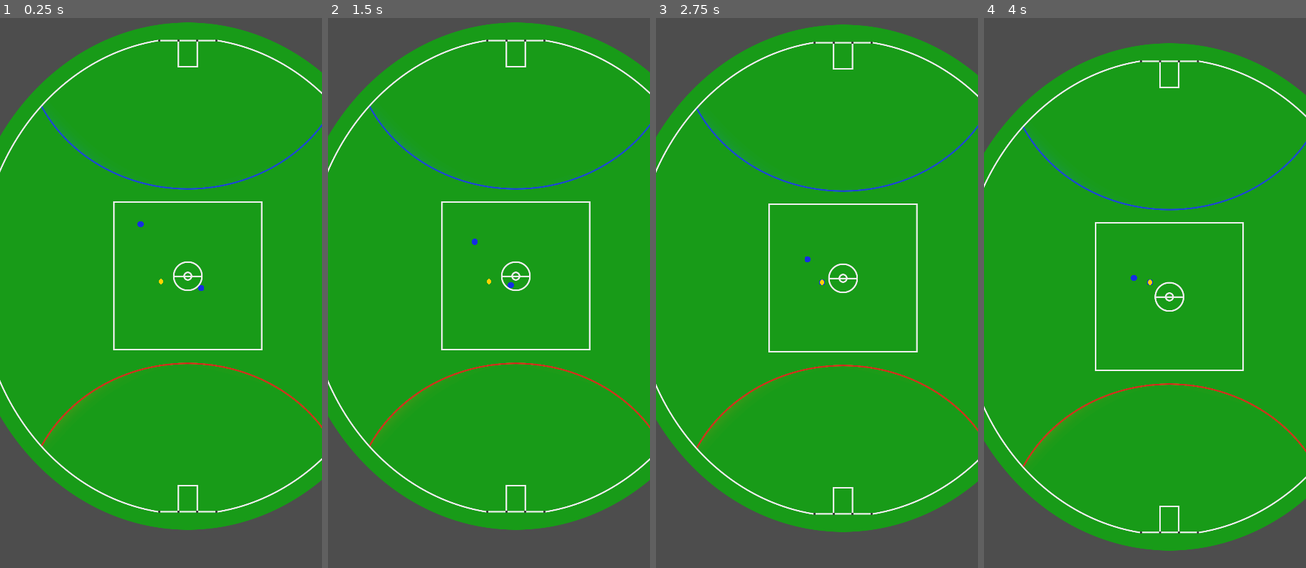
Above: before the commit, frames 1-4 (left to right).
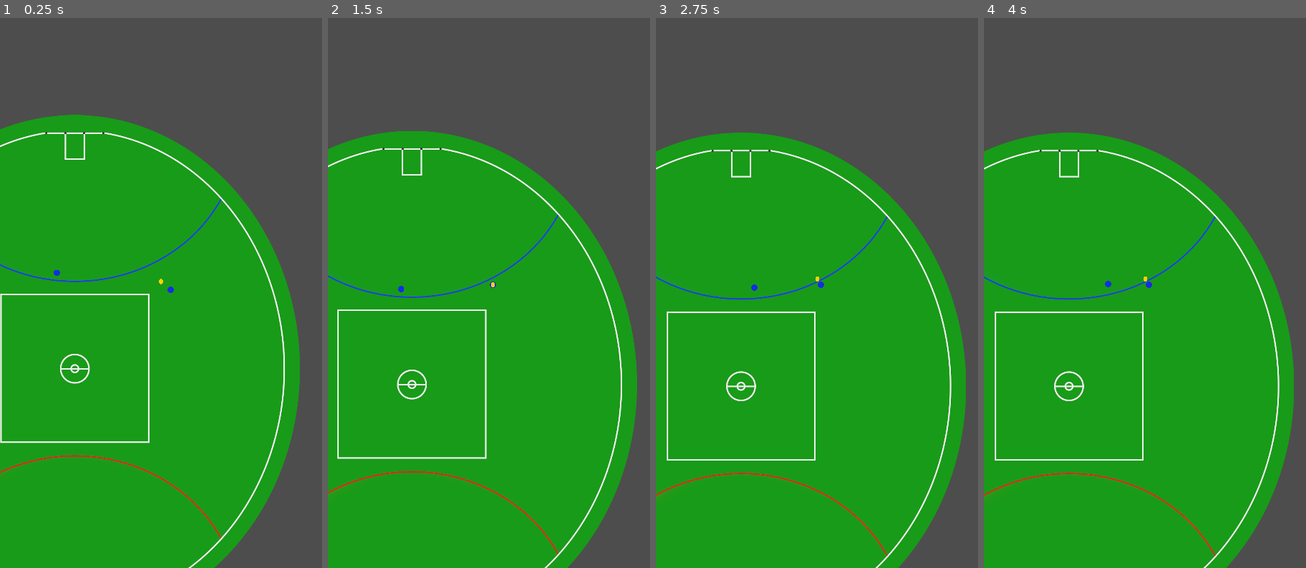
Above: after the commit, the same moments.

Repository: smartshark27/flat-footy
Game: Godot game, scene res://scenes/match.tscn
Two runs of this game, one before a commit and one after it. Both use one fixed random seed, a clock stepped at 60 frames per second and the inputs below.
Inputs:
- Up to frame 1 (0.25 s): no input
- Up to frame 2 (1.5 s): tap Enter at 0.5 s
- Up to frame 3 (2.75 s): tap Space at 2 s
- Up to frame 4 (4 s): no input

The runs differ from the first frame. In frame 1, 37% of the frame differs, in the area x 0-100%, y 0-100%; in frame 2, 38%; in frame 3, 38%; in frame 4, 32%.

Commit message:
Add kick direction calculation

Diff:
--- a/project/scenes/ball.tscn
+++ b/project/scenes/ball.tscn
@@ -5,9 +5,7 @@
 [sub_resource type="CircleShape2D" id="CircleShape2D_2piut"]
 radius = 9.0
 
-[node name="Ball" type="RigidBody2D"]
-mass = 0.45
-gravity_scale = 0.0
+[node name="Ball" type="CharacterBody2D"]
 
 [node name="Sprite2D" type="Sprite2D" parent="."]
 scale = Vector2(0.5, 0.5)
--- a/project/scenes/match.tscn
+++ b/project/scenes/match.tscn
@@ -12,7 +12,7 @@
 [node name="Stadium" parent="." instance=ExtResource("1_8w50r")]
 
 [node name="Ball" parent="." instance=ExtResource("3_bigrn")]
-position = Vector2(450, 978)
+position = Vector2(829, 668)
 
 [node name="Team" type="Node2D" parent="." node_paths=PackedStringArray("ball")]
 script = ExtResource("3_ue071")
@@ -20,7 +20,7 @@
 attack_direction = "blue"
 
 [node name="Player" parent="Team" instance=ExtResource("2_sat0e")]
-position = Vector2(597, 1002)
+position = Vector2(875, 707)
 
 [node name="Player2" parent="Team" instance=ExtResource("2_sat0e")]
-position = Vector2(377, 774)
+position = Vector2(462, 637)
--- a/project/scripts/globals.gd
+++ b/project/scripts/globals.gd
@@ -1,4 +1,6 @@
 extends Node
+
+const PIXEL_PER_METRE: float = 10.0
 
 enum PlayerState {
 	STANDING,
--- a/project/scripts/player.gd
+++ b/project/scripts/player.gd
@@ -1,6 +1,10 @@
 extends CharacterBody2D
 
-const RUN_SPEED: float = 50.0
+const RUN_SPEED: float = 7 * Globals.PIXEL_PER_METRE
+const MAX_KICK_METRES: float = 60.0
+const BALL_PLAYER_DISPOSAL_SEPARATION = 24.0
+
+const BALL_SCENE: PackedScene = preload("res://scenes/ball.tscn")
 
 var state: Globals.PlayerState = Globals.PlayerState.STANDING
 
@@ -14,22 +18,56 @@
 		else:
 			state = Globals.PlayerState.STANDING
 	elif state == Globals.PlayerState.HAS_BALL:
-		_move_toward(
-			delta,
-			_get_stadium().get_node("BlueGoalMiddle").global_position
-		)
+		_decide_what_to_do_with_ball(delta)
 
 	_check_collisions()
 
 
+func _decide_what_to_do_with_ball(delta: float) -> void:
+	if randf() < delta:
+		# Only do something once per second on average in case of frame rate changes
+		const kick_range: float = MAX_KICK_METRES * Globals.PIXEL_PER_METRE
+		var distance_from_goal: float = _get_distance_from_goal()
+		if distance_from_goal < kick_range:
+			var kick_at_goal_chance: float = (kick_range - distance_from_goal) / kick_range
+			if randf() < kick_at_goal_chance:
+				_kick_ball_at_goal()
+				state = Globals.PlayerState.STANDING
+
+	_move_toward(delta, _get_stadium().get_node("BlueGoalMiddle").global_position)
+
+
+func _get_distance_from_goal() -> float:
+	return position.distance_to(_get_stadium().get_node("BlueGoalMiddle").global_position)
+
+
+func _kick_ball_at_goal() -> void:
+	print("kicking at goal")
+
+	var kick_aim_length: float = maxf(MAX_KICK_METRES * Globals.PIXEL_PER_METRE,
+			_get_distance_from_goal() + 10)
+	var target_direction: Vector2 = (
+		_get_stadium().get_node("BlueGoalMiddle").global_position - global_position
+	).normalized()
+	var target_point: Vector2 = global_position + (target_direction * kick_aim_length)
+
+	var match_ball = BALL_SCENE.instantiate()
+	var ball_pos: Vector2 = global_position + (target_direction * BALL_PLAYER_DISPOSAL_SEPARATION)
+	match_ball.global_position = ball_pos
+	#print("kick_aim_length", kick_aim_length)
+	#print("target_direction", target_direction)
+	#print("target_point", target_point)
+	#print("ball_pos", ball_pos)
+
+	_get_match().add_child(match_ball)
+
+	$Ball.visible = false
+	pass
+
+
 func _move_toward(delta: float, target: Vector2) -> void:
-	# Calculate the direction vector
-	var direction = target - self.position
-	# Normalize the direction vector
-	direction = direction.normalized()
-	# Set the velocity based on direction and speed
+	var direction = (target - self.position).normalized()
 	velocity = direction * RUN_SPEED
-	# Move the character body and handle collisions
 	move_and_slide()
 
 
--- a/project/scripts/team.gd
+++ b/project/scripts/team.gd
@@ -1,6 +1,6 @@
 extends Node2D
 
-@export var ball: RigidBody2D
+@export var ball: CharacterBody2D
 @export var attack_direction: String
 
 # Called when the node enters the scene tree for the first time.
